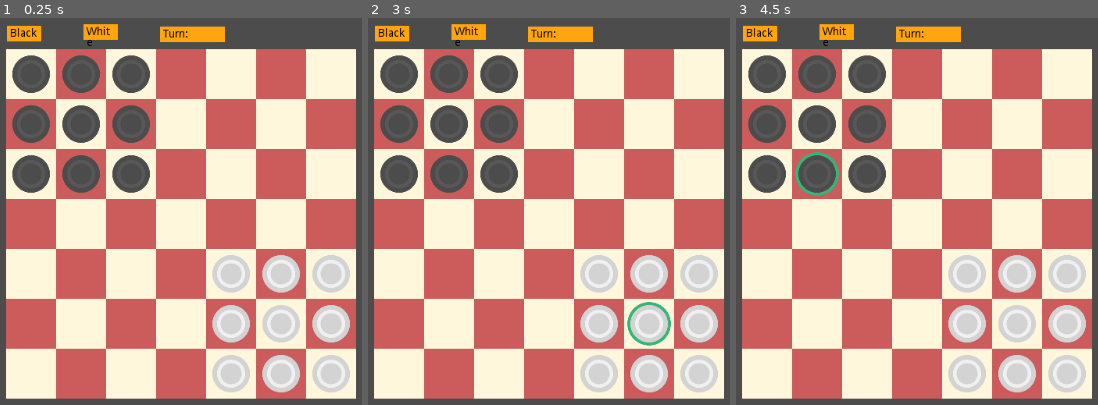
Above: before the commit, frames 1-3 (left to right).
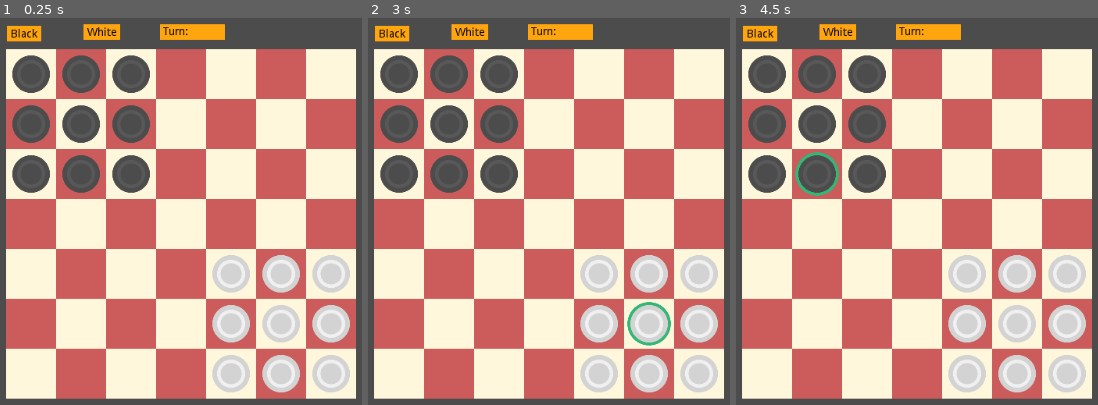
Above: after the commit, the same moments.

Repository: Shineglow/Junior_Chalange_Stage2
Game: Godot game, scene res://Default_Scene.tscn
The game is run twice, just before and just after one commit, with the same random seed, the same clock (stepped at 60 frames per second) and the same inputs.
Inputs (mouse positions are in pixels of both pictures, inside the frame that each line leads up to):
- Up to frame 1 (0.25 s): no input
- Up to frame 2 (3 s): tap Enter at 0.5, 2 s; move the mouse to (outside the picture) at 0.52 s; click (outside the picture) at 0.67 s; tap Space at 1.25, 2.75 s; move the mouse to (534, 277) at 1.27 s; click (534, 277) at 1.42 s; move the mouse to (outside the picture) at 2.02 s; click (outside the picture) at 2.17 s; move the mouse to (657, 346) at 2.77 s; click (657, 346) at 2.92 s
- Up to frame 3 (4.5 s): tap Enter at 3.5 s; move the mouse to (outside the picture) at 3.52 s; click (outside the picture) at 3.67 s; tap Space at 4.25 s; move the mouse to (822, 180) at 4.27 s; click (822, 180) at 4.42 s

The runs differ from the first frame. In frame 1, 0.6% of the frame differs, in the area x 2-63%, y 1-8%; in frame 2, 0.6%; in frame 3, 0.6%.

Commit message:
Move_checker realization of _try_jump function
now calculation of moves and cells to jumping is correct.
classes that dependent of move_checker change to work with it

Diff:
--- a/game/Default_Scene.tscn
+++ b/game/Default_Scene.tscn
@@ -52,10 +52,10 @@
 
 [node name="lable" type="Label" parent="Interface/Panel"]
 self_modulate = Color( 0, 0, 0, 1 )
-margin_left = 4.0
-margin_top = 3.0
+margin_left = 5.0
+margin_top = 4.0
 margin_right = 40.0
-margin_bottom = 17.0
+margin_bottom = 18.0
 theme = SubResource( 1 )
 custom_constants/line_spacing = 0
 custom_constants/shadow_offset_y = 0
@@ -68,9 +68,9 @@
 [node name="Panel2" type="Panel" parent="Interface"]
 modulate = Color( 1, 0.65098, 0.054902, 1 )
 margin_left = 297.0
-margin_top = 11.0
+margin_top = 8.0
 margin_right = 380.0
-margin_bottom = 31.0
+margin_bottom = 28.0
 custom_styles/panel = SubResource( 2 )
 __meta__ = {
 "_edit_use_anchors_": false
@@ -95,7 +95,7 @@
 modulate = Color( 1, 0.65098, 0.054902, 1 )
 margin_left = 199.0
 margin_top = 8.0
-margin_right = 243.0
+margin_right = 246.0
 margin_bottom = 28.0
 custom_styles/panel = SubResource( 2 )
 __meta__ = {
@@ -104,10 +104,10 @@
 
 [node name="lable" type="Label" parent="Interface/Panel3"]
 self_modulate = Color( 0, 0, 0, 1 )
-margin_left = 4.0
-margin_top = 3.0
-margin_right = 40.0
-margin_bottom = 17.0
+margin_left = 5.0
+margin_top = 4.0
+margin_right = 44.0
+margin_bottom = 18.0
 theme = SubResource( 1 )
 custom_constants/line_spacing = 0
 custom_constants/shadow_offset_y = 0
--- a/game/logic/cell.gd
+++ b/game/logic/cell.gd
@@ -8,9 +8,13 @@
 var _color_normal: Color
 # переменные-ноды для быстрого доступа к компонентам
 onready var cell_img = $cell_image
-onready var move_arrow = $move_arrow
+onready var _move_arrow = $move_arrow
 
-var checker_on_cell: Checker # шашка на клетке. null если пустая
+var is_highlight = false
+onready var path = []
+
+var checker_on_cell # шашка на клетке. null если пустая
+var is_checker_contain: bool
 
 var position setget _pos_seter
 func _pos_seter(new_value: Vector2):
@@ -18,17 +22,21 @@
 		position = new_value
 		self.rect_position = self.position*256
 
-func change_move_arrow(img_name: String):
-	if img_name == null:
-		move_arrow.texture(null)
-	move_arrow.texture(load(ARROWS_PATH_TEMPLATE % (img_name)))
+
+func change_move_arrow(img_name):
+	if !img_name is String:
+		_move_arrow.texture(null)
+		return
+	_move_arrow.texture(load(ARROWS_PATH_TEMPLATE % (img_name)))
 
 # вкл/выкл подсвечивание
 func highlight():
 	if cell_img.self_modulate == _color_normal:
 		cell_img.self_modulate = _color_highlighted
+		is_highlight = true
 	else:
 		cell_img.self_modulate = _color_normal
+		is_highlight = false
 
 # Установить цвет ячейки
 func set_color(color: Color):
--- a/game/logic/checker.gd
+++ b/game/logic/checker.gd
@@ -31,4 +31,4 @@
 		match event.button_index:
 			BUTTON_LEFT:
 				emit_signal("on_checker_click", self)
-				print("on checker click")
+				# print("on checker click")
--- a/game/logic/field.gd
+++ b/game/logic/field.gd
@@ -10,6 +10,8 @@
 
 var all_checkers = []
 var active_checker: Checker
+
+signal on_checker_click(checker)
 
 func init_field(new_field_size):
 	# генерация поля
@@ -29,7 +31,8 @@
 			field[y].append(cell)
 			add_child(cell)
 			cell.position = Vector2(x, y)
-
+			cell.checker_on_cell = null
+			cell.is_checker_contain = false
 			if ((x + y) % 2 == 0):
 				(cell.cell_img as TextureRect).modulate = Color.cornsilk
 			else:
@@ -44,8 +47,10 @@
 			add_child(a)
 			a.position = player_owner.start + Vector2(x, y)
 			(field[a.position.y][a.position.x] as Cell).checker_on_cell = a
+			(field[a.position.y][a.position.x] as Cell).is_checker_contain = true
 			(a.checker_texture as TextureRect).texture = a.textures[texture_id]
 			a.connect("on_checker_click",self, "checker_pressed")
+			a.player_owner = player_owner
 
 	all_checkers += checkers
 	return checkers
@@ -59,12 +64,8 @@
 		else:
 			active_checker = null
 			checker.is_selected = false
+			return
 	else:
 		active_checker = checker
 		active_checker.is_selected = true
-
-func find_moves():
-	pass
-# Called every frame. 'delta' is the elapsed time since the previous frame.
-#func _process(delta):
-#	pass
+	emit_signal("on_checker_click",checker)
--- a/game/logic/game.gd
+++ b/game/logic/game.gd
@@ -13,7 +13,7 @@
 var field_size = 7
 var checkers_size = 3
 
-signal player_activate_checker(checker)
+var path_finder: Path_finder
 
 func _ready():
 	start_new_game()
@@ -29,6 +29,7 @@
 
 func start_new_game():
 	field.init_field(field_size)
+	field.connect("on_checker_click",self,"checker_click_result")
 
 	_player1 = _player_instance.new()
 	_player2 = _player_instance.new()
@@ -40,3 +41,12 @@
 	_player2.checkers = field.spawn_checkers(_player2, 1)
 
 	_current_player = _player1
+
+	path_finder = Path_finder.new()
+
+func checker_click_result(checker):
+	if _current_player == checker.player_owner:
+		print("on checker click")
+		path_finder.set_new(field)
+		path_finder.find_moves_arround_checker(checker.position)
+		pass
--- a/game/logic/move_checker.gd
+++ b/game/logic/move_checker.gd
@@ -1,59 +1,88 @@
 extends Object
+
+class_name Path_finder, "res://logic/move_checker.gd"
 
 var _field
 var _field_size
 
-var _cells_to_move_jump = []
+var _paths = []
 
 # я пришёл к решению хранить сопостовимые данны в двух массивах,
 # для простоты итерации и чтобы избежать большого количества тернарных блоков
-var _around = [Vector2(-1, -1),Vector2(0, -1), Vector2(1, -1), Vector2(-1, 0),Vector2(1, 0),Vector2(-1, 1),Vector2(0, 1),Vector2(1, 1)]
+var _arround = [Vector2(-1, -1),Vector2(0, -1), Vector2(1, -1), Vector2(-1, 0),Vector2(1, 0),Vector2(-1, 1),Vector2(0, 1),Vector2(1, 1)]
 var _arrow_name = ["move_upleft","move_up","move_upright","move_left","move_right","move_downleft","move_down","move_downright","jump"]
 
-func _init(field: Field):
+func set_new(field: Field):
 	_field = field.field
-	_field_size = sqrt(field.field.len())
+	_field_size = field.field.size()
 
 func find_moves_arround_checker(checker_pos: Vector2):
-	if _cells_to_move_jump == null:
-		# снять выделение, очистить массив
-		pass
-	for i in _cells_to_move_jump:
-		(i as Cell).highlight()
+
+	var a = _try_jump(checker_pos, [])
+
+	for i in a:
+		print(i)
 	pass
 
-func _try_move(checker_pos: Vector2):
+func _get_empty_cells_arround(current: Vector2):
+	var result_array = []
+
 	for i in 8:
-		var checking_pos = _around[i] + checker_pos
-		# Если координаты в рамках поля
-		var condition_a = (checker_pos.x >= 0 and checker_pos.x<_field_size)
-		var condition_b = (checker_pos.y >= 0 and checker_pos.y<_field_size)
+		var cell_pos = current + _arround[i]
+		var condition_a = cell_pos.x >= 0 and cell_pos.x < _field_size
+		var condition_b = cell_pos.y >= 0 and cell_pos.y < _field_size
 		if condition_a and condition_b:
-			var current_cell = (_field[checker_pos.y][checker_pos.x] as Cell)
-			# если отсутствует шашка на клетке
+			var current_cell = (_field[cell_pos.x][cell_pos.y] as Cell)
 			if current_cell.checker_on_cell == null:
-				# устанавливает соответствующую стрелочку на клетку
-				current_cell.change_move_arrow(_arrow_name[i])
-				_cells_to_move_jump.append(current_cell)
-			else:
-				# пробует перепрыгнуть
-				_try_jump(checking_pos + _around[i])
+				result_array.append(current_cell)
 
+	return result_array
 
+func _try_jump(current: Vector2, last_path):
+	for i in 8:
+		# координаты ячейки рядом с центральной по радиусу 1
+		var cell_pos = current + _arround[i]
+		var condition_a = cell_pos.x >= 0 and cell_pos.x < _field_size
+		var condition_b = cell_pos.y >= 0 and cell_pos.y < _field_size
+		# если координаты в рамках поля
+		if condition_a and condition_b:
+			# переменная проверяемой ячейки
+			var current_cell = (_field[cell_pos.x][cell_pos.y] as Cell)
+			if current_cell.is_checker_contain:
+				var next_pos = current + _arround[i]*2
+				condition_a = next_pos.x >= 0 and next_pos.x < _field_size
+				condition_b = next_pos.y >= 0 and next_pos.y < _field_size
+				if condition_a and condition_b:
 
-func _try_jump(checker_pos: Vector2):
-	var checking_pos = checker_pos
-	# если индексы не выходят за пределы поля
-	var condition_a = (checking_pos.x >= 0 and checking_pos.x<_field_size)
-	var condition_b = (checking_pos.y >= 0 and checking_pos.y<_field_size)
-	if condition_a and condition_b:
-		var current_cell = (_field[checking_pos.y][checking_pos.x] as Cell)
-		# если клетка пустая
-		if current_cell.checker_on_cell == null:
-			# и отсутствует в списке доступных для хода клеток
-			if _cells_to_move_jump.find(current_cell) == -1:
-				current_cell.change_move_arrow("move_jump")
-				_cells_to_move_jump.append(current_cell)
+					var next_cell = (_field[next_pos.x][next_pos.y] as Cell)
+					if !next_cell.is_checker_contain:
+						# если маршрут больше нуля
+						if last_path.size() > 0:
+							if last_path.find(next_pos) == -1:
+								last_path.append(next_pos)
 
-# добавить функции try_move и try_jump
-#
+								var path_size = next_cell.path.size()
+								if path_size > 0:
+									if path_size > last_path.size():
+										next_cell.path = last_path
+								else:
+									next_cell.path = last_path
+
+								for y in _try_jump(next_pos, last_path):
+									if last_path.find(y) == -1:
+										last_path.append(y)
+						else:
+							last_path.append(next_pos)
+
+							var path_size = next_cell.path.size()
+							if path_size > 0:
+								if path_size > last_path.size():
+									next_cell.path = last_path
+							else:
+								next_cell.path = last_path
+
+							for y in _try_jump(next_pos, last_path):
+								if last_path.find(y) == -1:
+									last_path.append(y)
+
+	return last_path
--- a/game/project.godot
+++ b/game/project.godot
@@ -24,6 +24,11 @@
 "language": "GDScript",
 "path": "res://logic/field.gd"
 }, {
+"base": "Object",
+"class": "Path_finder",
+"language": "GDScript",
+"path": "res://logic/move_checker.gd"
+}, {
 "base": "Control",
 "class": "field_activs",
 "language": "GDScript",
@@ -33,6 +38,7 @@
 "Cell": "res://logic/cell.gd",
 "Checker": "res://logic/checker.gd",
 "Field": "res://logic/field.gd",
+"Path_finder": "res://logic/move_checker.gd",
 "field_activs": "res://logic/field_activs.gd"
 }
 
